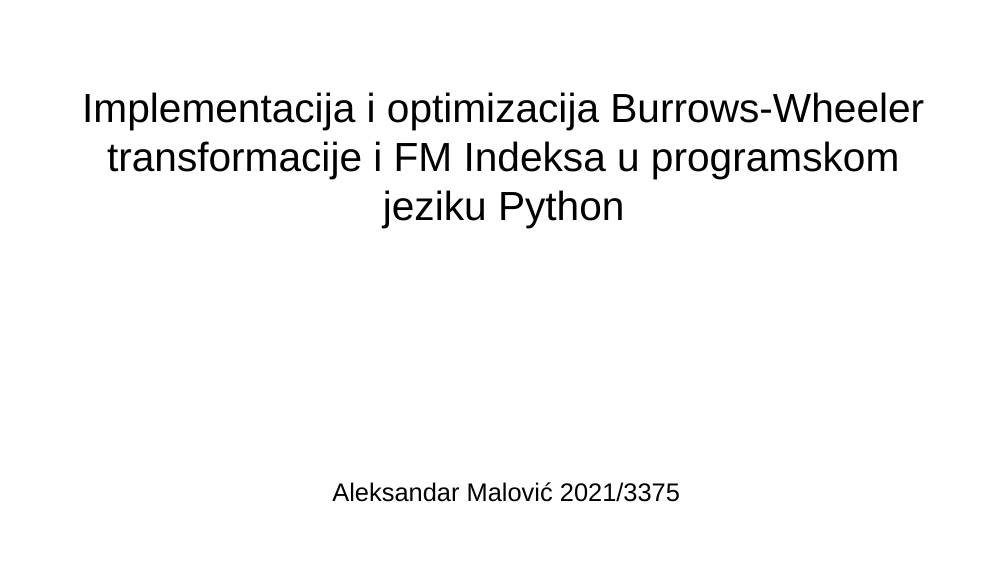
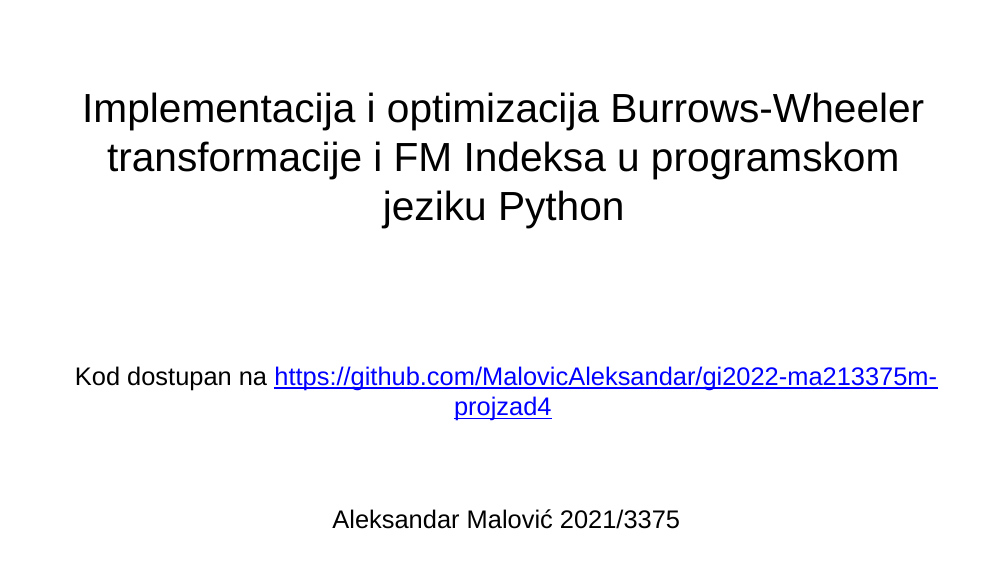
Before and after one commit to MalovicAleksandar/gi2022-ma213375m-projzad4, a slide deck: slide 1 of prezentacija.pptx. Drawn at 1008x567 pixels with LibreOffice and Linux fonts; fonts in the diff are those of the drawing. Boxes give left, top, right and bottom in pixels: in the first picture for what was removed or moved away, otherwise in the second. Text is boxed around its words. In the diff, an @@ line names an element or a change of style, - is before the commit and + after.

```diff
--- a/prezentacija.pptx
+++ b/prezentacija.pptx
@@ text at bbox=[75, 366, 937, 529]: text changed; text colour #000000 to #0000FF @@
-Aleksandar Malović 2021/3375
+Kod dostupan na https://github.com/MalovicAleksandar/gi2022-ma213375m-projzad4
+Aleksandar Malović 2021/3375
```
Also in this commit, not shown: 3 other slides changed, 4 other files.
